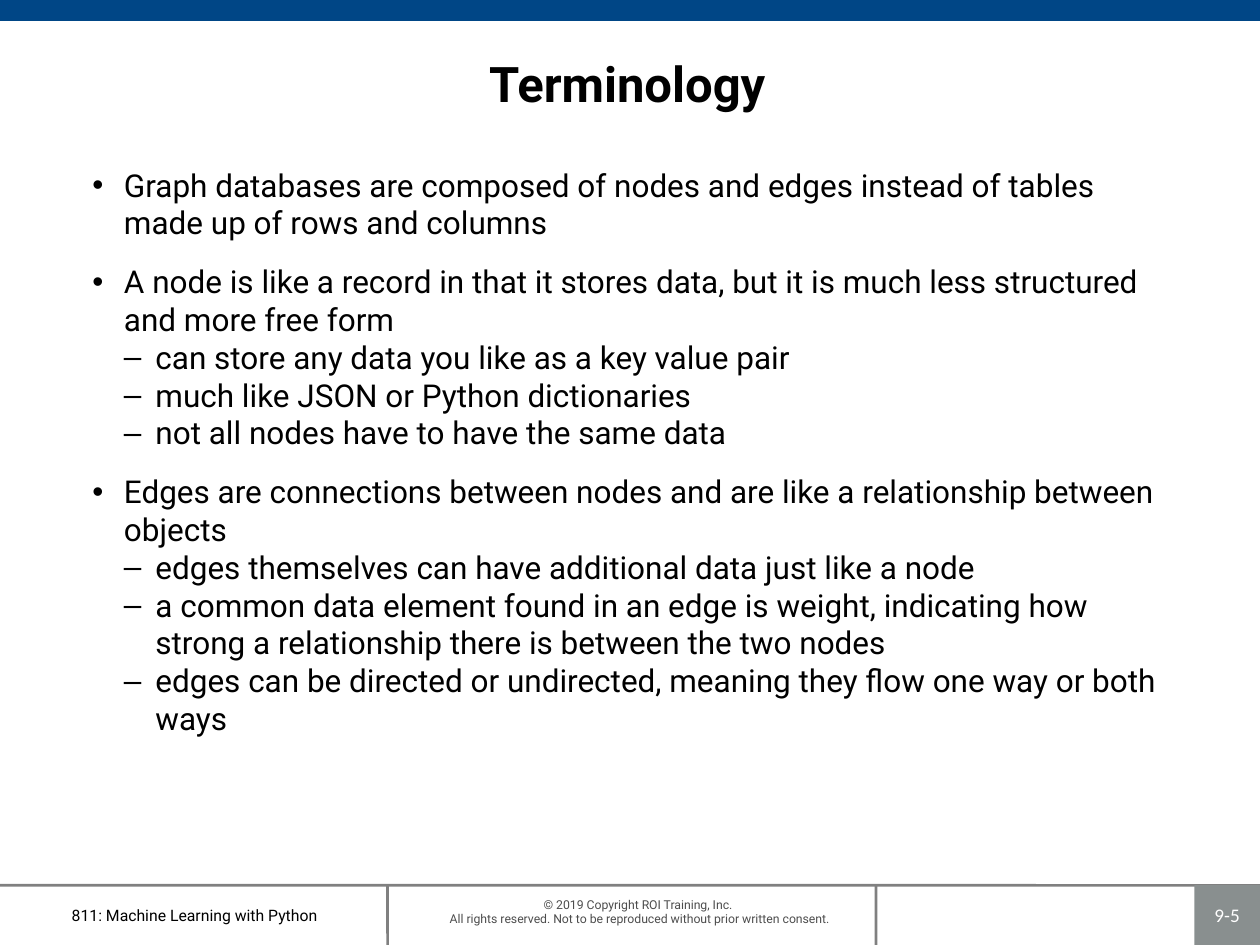
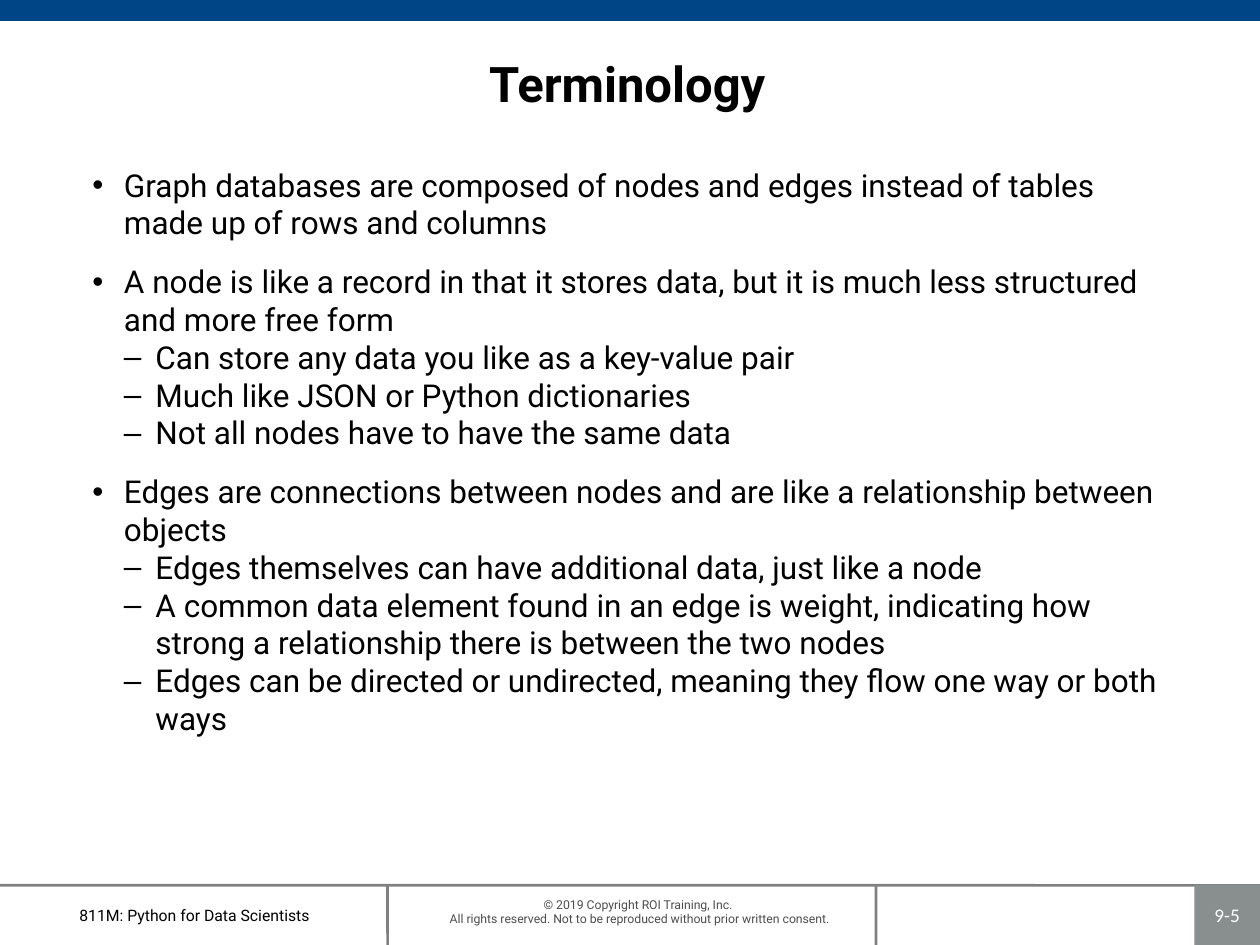
Before and after one commit to roitraining/PythonML, a slide deck: slide 5 of 811M-Ch09_GraphDatabase.pptx. Drawn at 1260x945 pixels with LibreOffice and Linux fonts; fonts in the diff are those of the drawing; background and template pictures are left out. Boxes give left, top, right and bottom in pixels: in the first picture for what was removed or moved away, otherwise in the second. Text is boxed around its words. In the diff, an @@ line names an element or a change of style, - is before the commit and + after.

```diff
--- a/811M-Ch09_GraphDatabase.pptx
+++ b/811M-Ch09_GraphDatabase.pptx
@@ text at bbox=[155, 345, 794, 445]: text changed @@
-  – can store any data you like as a key value pair
-  – much like JSON or Python dictionaries
-  – not all nodes have to have the same data
+  – Can store any data you like as a key-value pair
+  – Much like JSON or Python dictionaries
+  – Not all nodes have to have the same data
@@ text at bbox=[155, 555, 1156, 737]: text changed @@
-  – edges themselves can have additional data just like a node
-  – a common data element found in an edge is weight, indicating how strong a relationship there is between the two nodes
-  – edges can be directed or undirected, meaning they flow one way or both ways
+  – Edges themselves can have additional data, just like a node
+  – A common data element found in an edge is weight, indicating how strong a relationship there is between the two nodes
+  – Edges can be directed or undirected, meaning they flow one way or both ways
@@ text at bbox=[79, 909, 310, 925]: text changed @@
-811: Machine Learning with Python
+811M: Python for Data Scientists
```
Also in this commit, not shown: 14 other slides changed, 15 other files.
